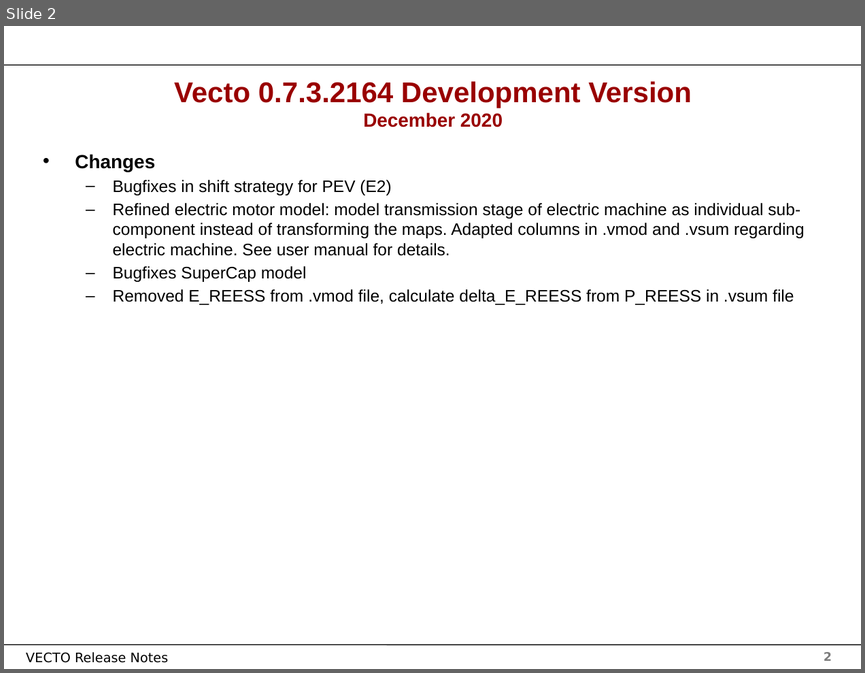
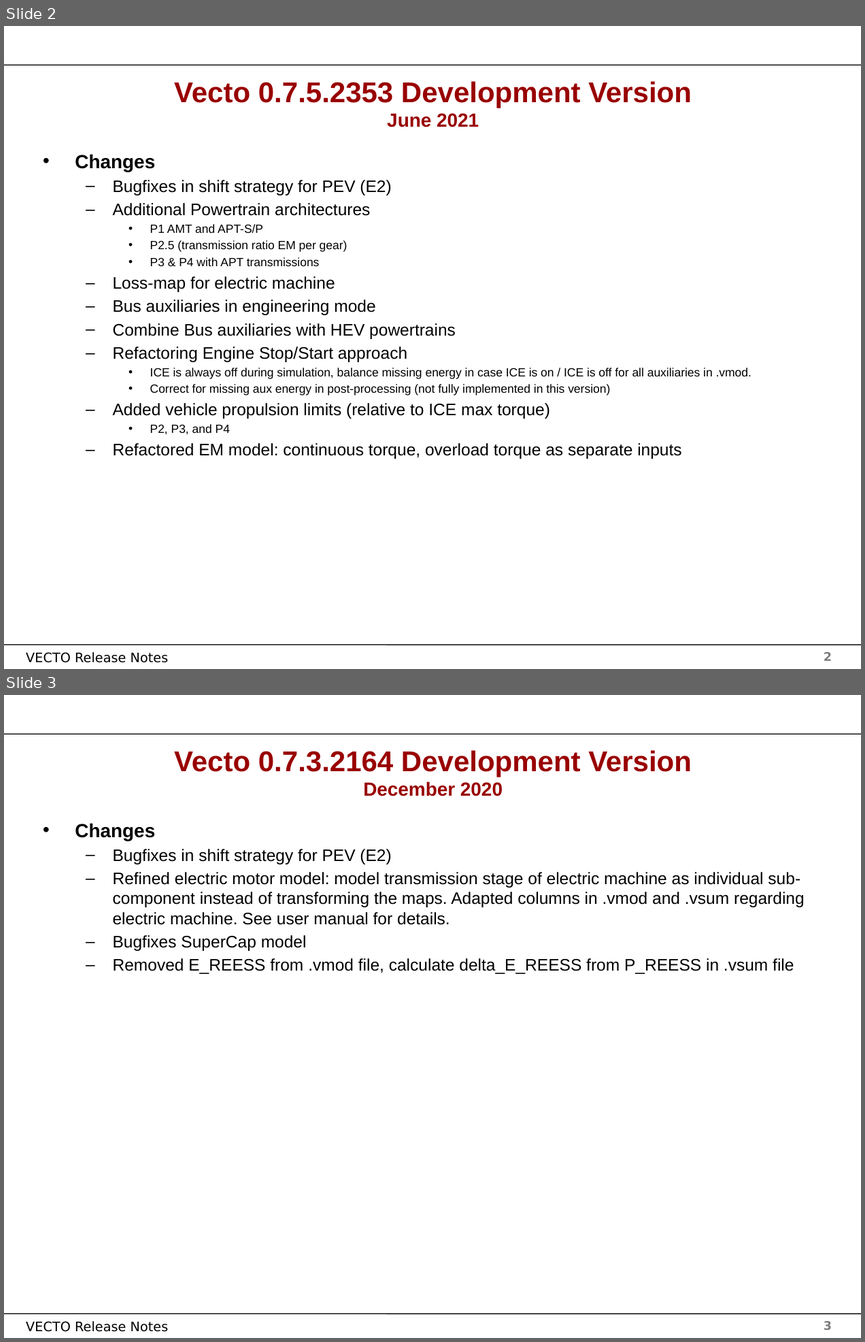
Before and after one commit to tanawadeatharva/BharatVECTO, a slide deck: Documentation/User Manual Source/Release Notes Vecto3.x.pptx. Shown one above the other, each under a label of ours: slide 2 before the commit, slides 2 and 3 after it. The pictures are 865x673 and 865x1342 pixels, drawn with LibreOffice and Linux fonts; fonts in the diff are those of the drawing; background and template pictures are left out. Boxes give left, top, right and bottom in pixels: in the first picture for what was removed or moved away, otherwise in the second. Text is boxed around its words. In the diff, an @@ line names an element or a change of style, - is before the commit and + after.

```diff
--- a/Documentation/User Manual Source/Release Notes Vecto3.x.pptx
+++ b/Documentation/User Manual Source/Release Notes Vecto3.x.pptx
@@ slide 2 added at bbox=[4, 26, 861, 669], background #FFFFFF; not listed: 4 template elements that a slide beside it also shows @@
@@ title added at bbox=[174, 81, 691, 127], 24 pt, text #990000, bold @@
+Vecto 0.7.5.2353 Development Version
+June 2021
@@ text added at bbox=[75, 154, 751, 458], 14 pt, text #000000 @@
+• Changes
+  – Bugfixes in shift strategy for PEV (E2)
+  – Additional Powertrain architectures
+    • P1 AMT and APT-S/P
+    • P2.5 (transmission ratio EM per gear)
+    • P3 & P4 with APT transmissions
+  – Loss-map for electric machine
+  – Bus auxiliaries in engineering mode
+  – Combine Bus auxiliaries with HEV powertrains
+  – Refactoring Engine Stop/Start approach
+    • ICE is always off during simulation, balance missing energy in case ICE is on / ICE is off for all auxiliaries in .vmod.
+    • Correct for missing aux energy in post-processing (not fully implemented in this version)
+  – Added vehicle propulsion limits (relative to ICE max torque)
+    • P2, P3, and P4
+  – Refactored EM model: continuous torque, overload torque as separate inputs
@@ what was slide 2 is now slide 3 @@
@@ page number at bbox=[823, 1321, 832, 1329]: text changed @@
-2
+3
```
Also in this commit, not shown: 1 slide changed.
